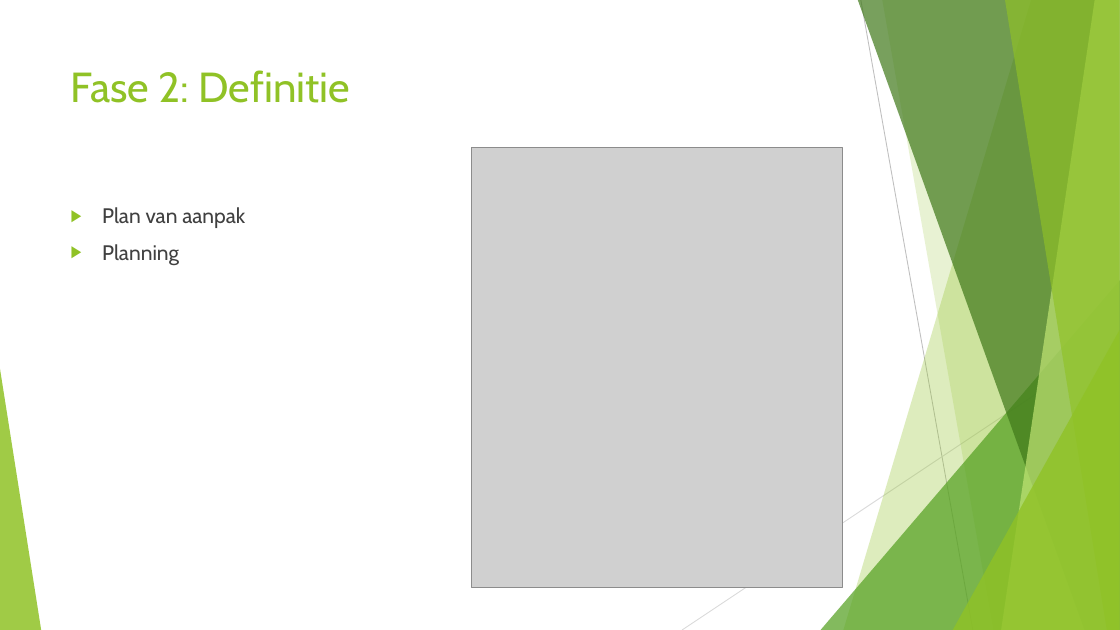
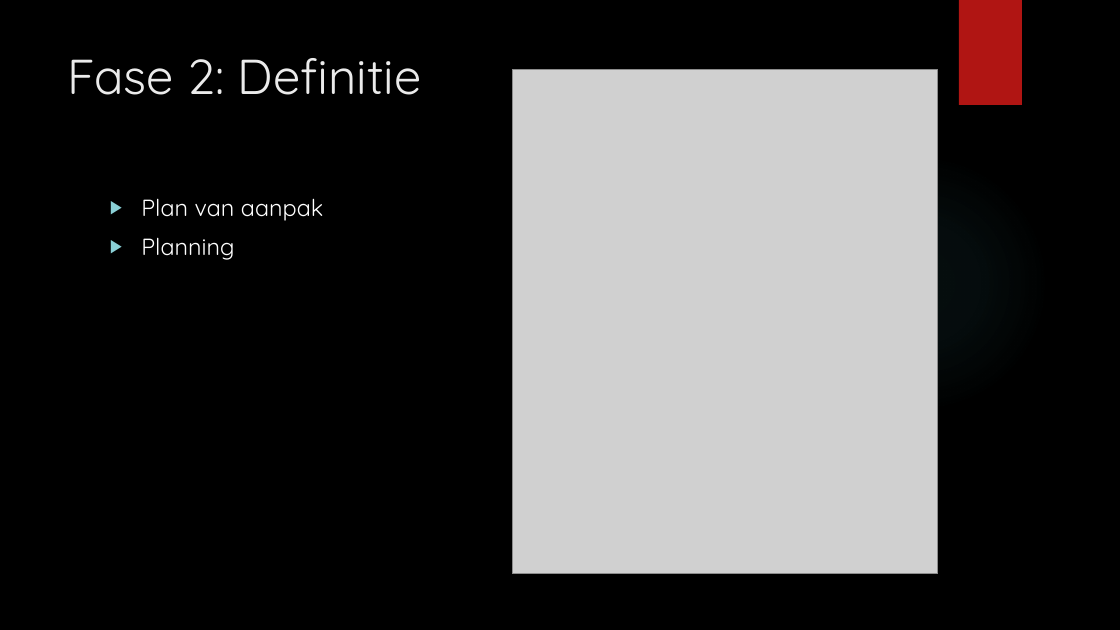
Before and after one commit to Stixs/tovuti, a slide deck: slide 3 of docs/PP.pptx. Drawn at 1120x630 pixels with LibreOffice and Linux fonts; fonts in the diff are those of the drawing; grey boxes stand for pictures; background and template pictures are left out. Boxes give left, top, right and bottom in pixels: in the first picture for what was removed or moved away, otherwise in the second. Text is boxed around its words. In the diff, an @@ line names an element or a change of style, - is before the commit and + after.

```diff
--- a/docs/PP.pptx
+++ b/docs/PP.pptx
@@ background #FFFFFF to picture (left out) @@
@@ rectangle added at bbox=[959, 0, 1022, 105], fill #B01513 @@
@@ title "Fase 2: Definitie": place and size @@
-title "Fase 2: Definitie" at bbox=[71, 70, 350, 103]
+title "Fase 2: Definitie" at bbox=[68, 58, 422, 95]
@@ title "Fase 2: Definitie" at bbox=[68, 58, 422, 95]: size 36 to 42 pt, font Cabin to Quicksand, text colour #90C226 to #EBEBEB @@
@@ picture: place and size @@
-picture at bbox=[471, 147, 843, 587]
+picture at bbox=[513, 70, 938, 575]
@@ ellipse added at bbox=[791, 154, 1049, 413], fill gradient #50B9C1 @@
@@ text "Plan van aanpak": place and size @@
-text "Plan van aanpak" at bbox=[102, 207, 245, 265]
+text "Plan van aanpak" at bbox=[141, 198, 324, 260]
@@ text "Plan van aanpak" at bbox=[141, 198, 324, 260]: size 18 to 20 pt, font Cabin to Quicksand, text colour #404040 to #FFFFFF; bullet colour #90C226 to #8AD0D6 @@
@@ group removed at bbox=[0, 0, 1120, 630]: 5 freeform shapes, 3 triangles, 2 lines @@
```
Also in this commit, not shown: 6 other slides changed.
